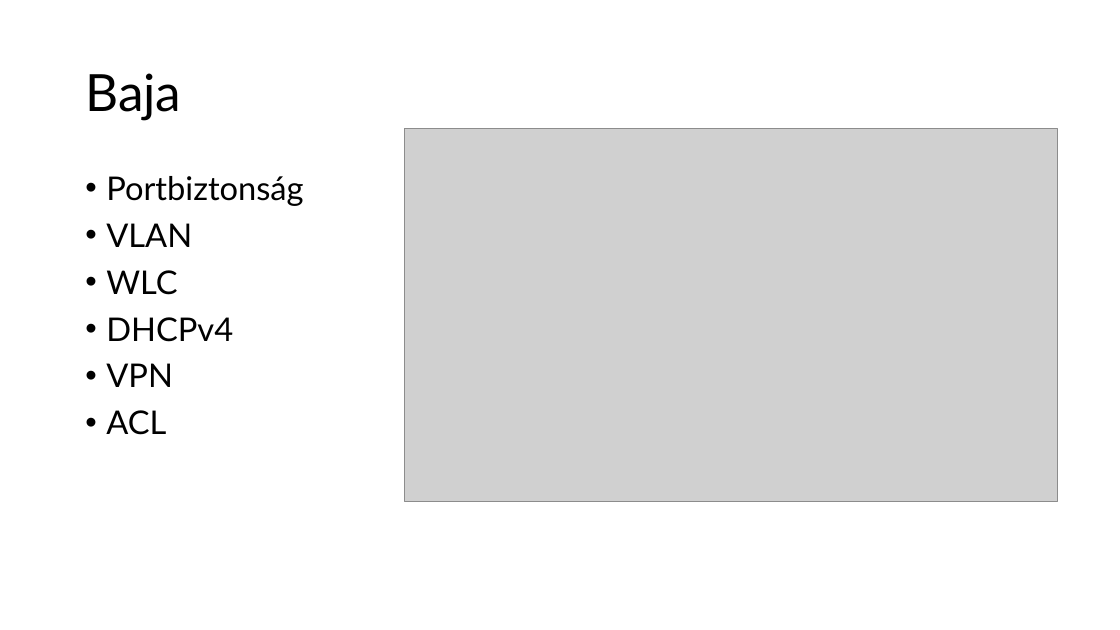
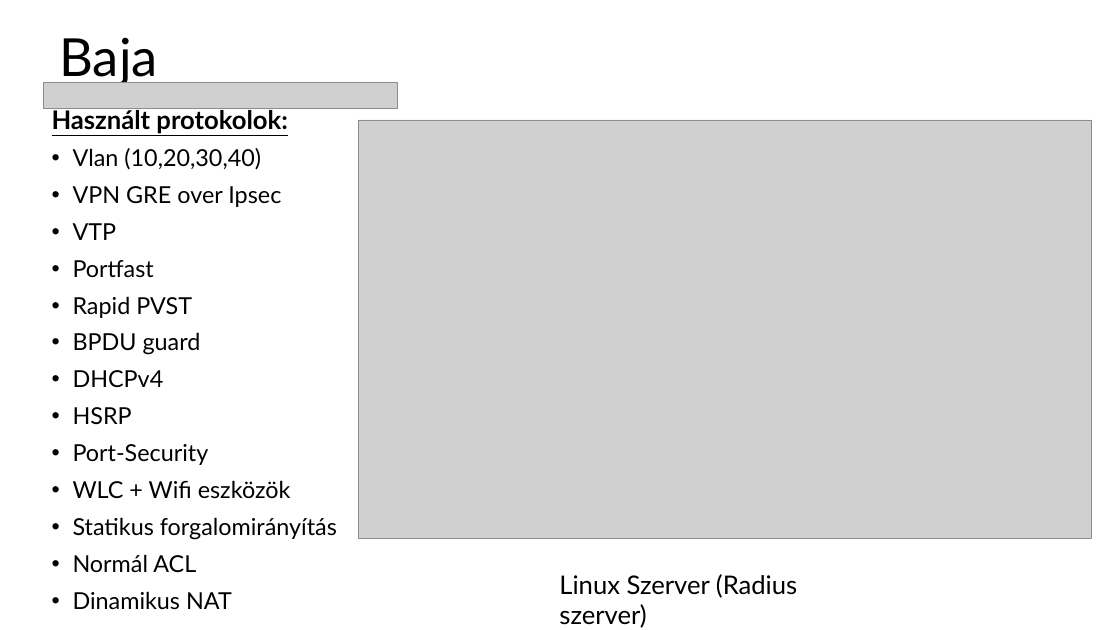
Before and after one commit to torokpeter7/CoreLink-KFT, a slide deck: slide 6 of Végleges/CoreLink_KFT.pptx (slide 4 before the commit). Drawn at 1120x630 pixels with LibreOffice and Linux fonts; fonts in the diff are those of the drawing; grey boxes stand for pictures. Boxes give left, top, right and bottom in pixels: in the first picture for what was removed or moved away, otherwise in the second. Text is boxed around its words. In the diff, an @@ line names an element or a change of style, - is before the commit and + after.

```diff
--- a/Végleges/CoreLink_KFT.pptx
+++ b/Végleges/CoreLink_KFT.pptx
@@ title "Baja": place and size @@
-title "Baja" at (85,73,181,120)
+title "Baja" at (59,37,157,85)
@@ title "Baja" at (59,37,157,85): size 44 to 45 pt; vertical alignment middle to bottom @@
@@ picture added at (43,82,397,108) @@
@@ text "Használt protokolok:": place and size @@
-text "Használt protokolok:" at (106,176,303,435)
+text "Használt protokolok:" at (52,107,337,610)
@@ text at (52,107,287,355): text changed; size 28 to 20 pt @@
-• Portbiztonság
-• VLAN
-• WLC
+Használt protokolok:
+• Vlan (10,20,30,40)
+• VPN GRE over Ipsec
+• VTP
+• Portfast
+• Rapid PVST
+• BPDU guard
@@ picture: place and size @@
-picture at (405,129,1059,502)
+picture at (358,120,1091,539)
@@ rectangle added at (51,226,366,252), fill #FFFFFF, outline #FFFFFF 1.5 pt @@
@@ text at (73,370,164,387): size 28 to 20 pt in "DHCPv4" @@
@@ text at (73,407,337,610): text changed; size 28 to 20 pt @@
-• VPN
-• ACL
+• HSRP
+• Port-Security
+• WLC + Wifi eszközök
+• Statikus forgalomirányítás
+• Normál ACL
+• Dinamikus NAT
@@ text added at (559,574,797,628), 22 pt, text #000000 @@
+Linux Szerver (Radius szerver)
```
Also in this commit, not shown: 6 other slides changed, 11 slides added, 5 slides removed.
